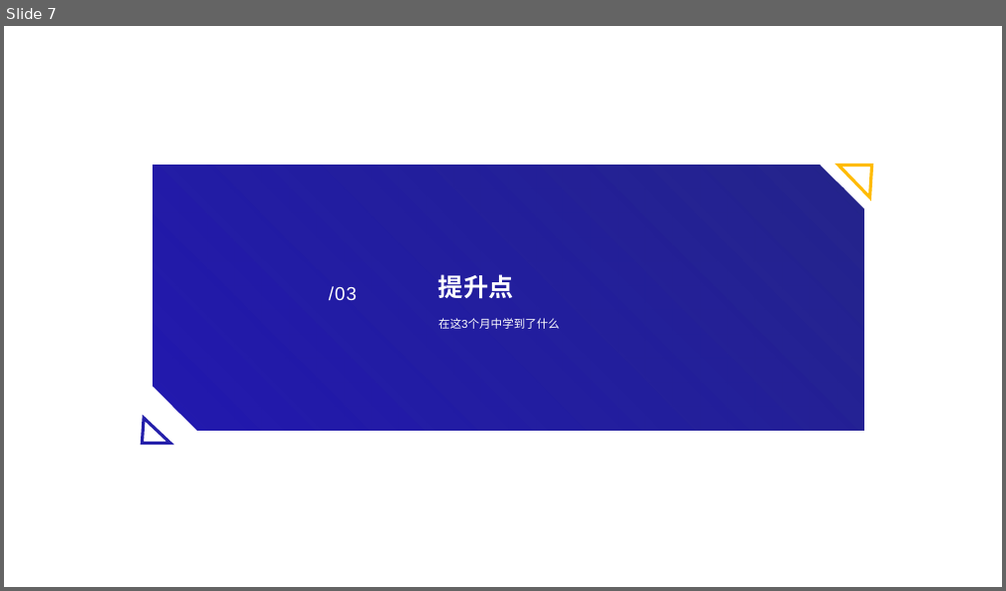
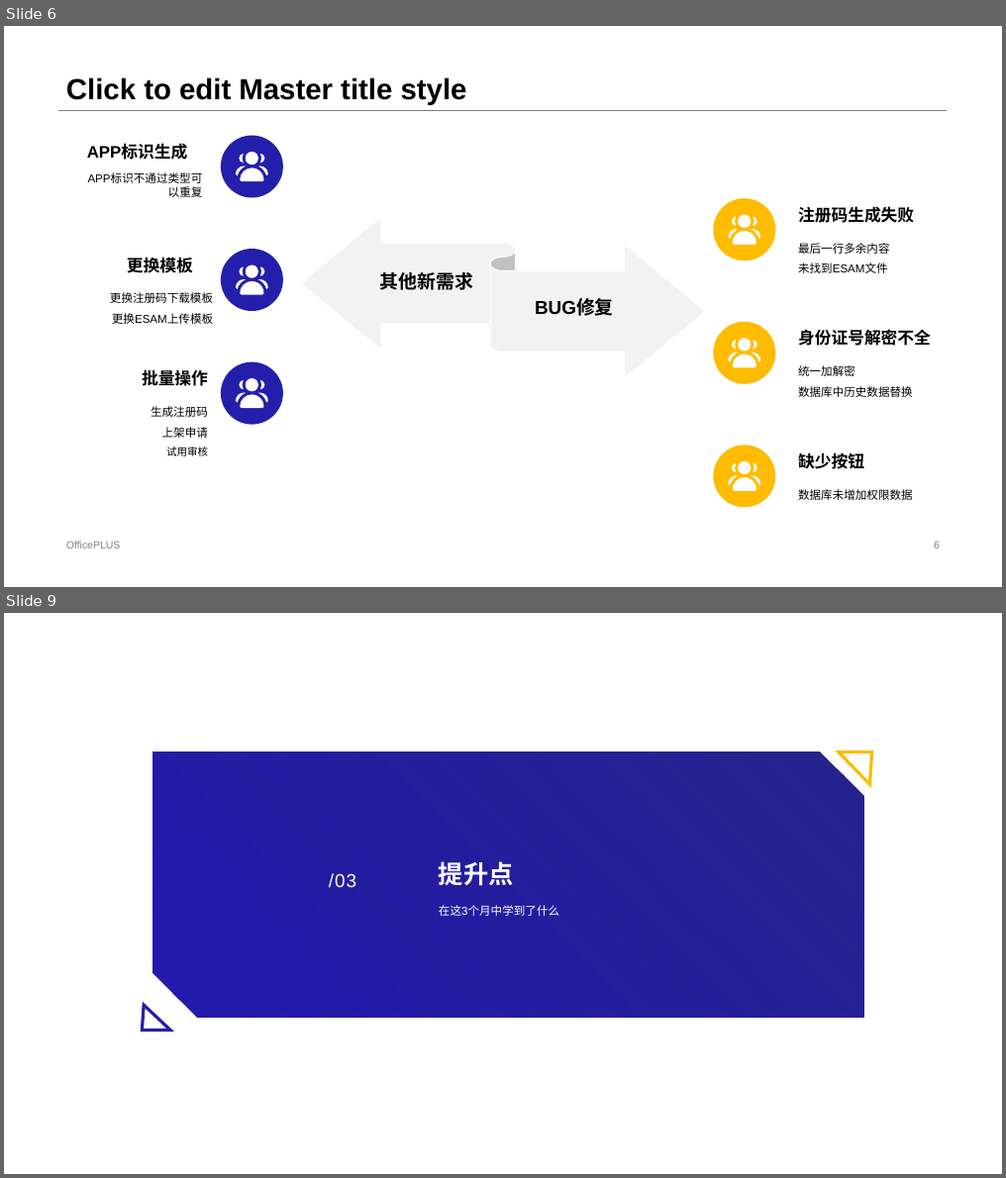
Before and after one commit to czx-dev/note, a slide deck: 陈仲贤述职答辩.pptx. Shown one above the other, each under a label of ours: slide 7 before the commit, slides 6 and 9 after it; the slides between them are not shown. The pictures are 1006x591 and 1006x1178 pixels, drawn with LibreOffice and Linux fonts; fonts in the diff are those of the drawing. Boxes give left, top, right and bottom in pixels: in the first picture for what was removed or moved away, otherwise in the second. Text is boxed around its words. In the diff, an @@ line names an element or a change of style, - is before the commit and + after.

```diff
--- a/陈仲贤述职答辩.pptx
+++ b/陈仲贤述职答辩.pptx
@@ slide 6 added at (4, 26, 1002, 587), background #FFFFFF @@
@@ title added at (66, 77, 467, 105), 28 pt, text #000000, bold @@
+Click to edit Master title style
@@ line added from (58, 110) to (947, 110), #808080 0.25 pt @@
@@ text added at (66, 174, 201, 183), 11 pt, text #000000 @@
+APP标识不通过类型可以重复
@@ text added at (798, 329, 931, 346), 16 pt, text #000000, bold @@
+身份证号解密不全
@@ group added at (59, 135, 914, 507): 13 texts, 6 ellipses, 6 freeform shapes, 1 left right ribbon @@
+其他新需求
+BUG修复
+APP标识生成
+APP标识不通过类型可以重复
+更换模板
+更换注册码下载模板
+更换ESAM上传模板
+批量操作
+生成注册码
+上架申请
+试用审核
+注册码生成失败
+最后一行多余内容
+未找到ESAM文件
+统一加解密
+数据库中历史数据替换
+缺少按钮
+数据库未增加权限数据
@@ text added at (66, 541, 120, 549), 10 pt, text #808080 @@
+OfficePLUS
@@ page number added at (934, 542, 940, 549), 10 pt, text #808080 @@
+6
@@ what was slide 7 is now slide 9 @@
```
Also in this commit, not shown: 6 slides changed, 6 other slides added, 3 slides removed.
